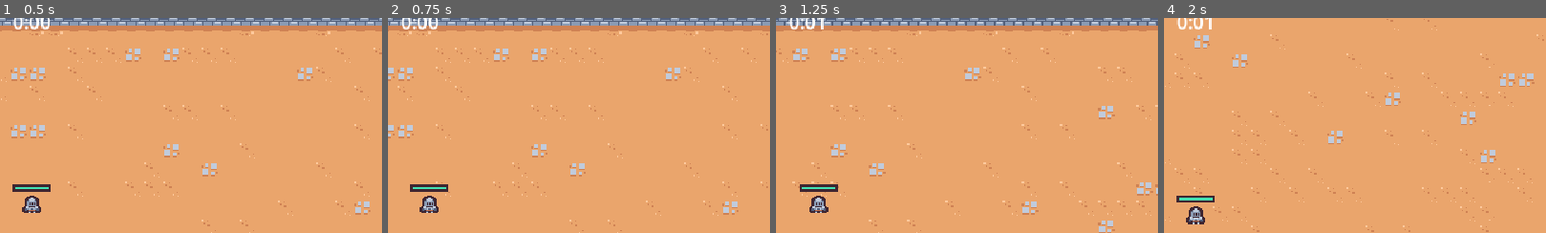
Above: before the commit, frames 1-4 (left to right).
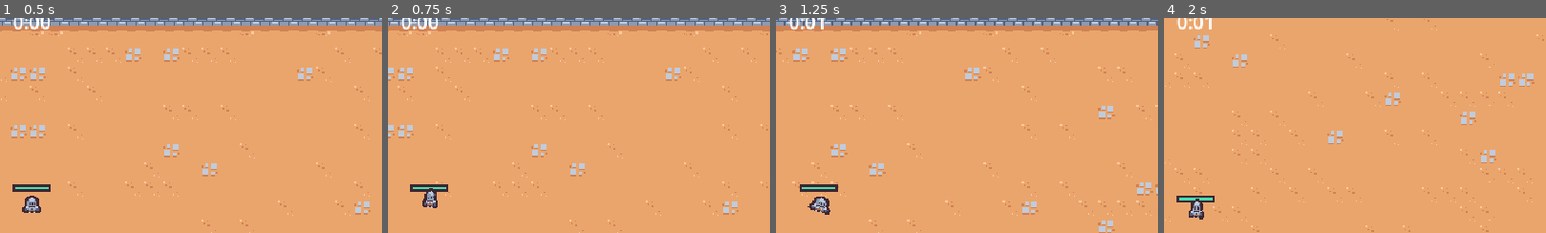
Above: after the commit, the same moments.

Repository: nadeemkhedr/survivor-game-godot
Game: Godot game, scene res://scenes/main/main.tscn
The game is run twice, just before and just after one commit, with the same random seed, the same clock (stepped at 60 frames per second) and the same inputs.
Inputs (mouse positions are % of the whole screen's width and height, from its top left):
- Up to frame 1 (0.5 s): no input
- Up to frame 2 (0.75 s): move the mouse to (72, 45) at 0.52 s; press the mouse at (72, 45) at 0.53 s; hold D (move_right) from 0.53 s (still down)
- Up to frame 3 (1.25 s): keep holding D (move_right)
- Up to frame 4 (2 s): move the mouse to (30, 55) at 1.27 s; release D (move_right) at 1.28 s; release the mouse at (30, 55) at 1.28 s; hold S (move_down) from 1.28 s (still down); click (30, 55) at 1.35 s
The pictures show only the part of the screen within x 46-96%, y 5-55%; the shares and areas given below are measured in that part.

Frame 1 is identical in both runs. In frame 2, 0.3% of the frame differs, in the area x 8-14%, y 79-91%; in frame 3, 0.3%; in frame 4, 0.4%, in the area x 5-11%, y 84-96%.

Commit message:
✨ feat: player animation and direction while moving

Diff:
--- a/scenes/game_object/player/player.gd
+++ b/scenes/game_object/player/player.gd
@@ -7,6 +7,8 @@
 @onready var health_component = $HealthComponent
 @onready var health_bar = $HealthBar
 @onready var abilities = $Abilities
+@onready var animation_player = $AnimationPlayer
+@onready var visuals = $Visuals
 
 var number_colliding_bodies = 0
 
@@ -29,6 +31,16 @@
 
 	move_and_slide()
 
+	if movement_vector.x != 0 || movement_vector.y != 0:
+		animation_player.play("walk")
+	else:
+		animation_player.play("RESET")
+
+	var move_sign = sign(movement_vector.x)
+	if move_sign == 0:
+		visuals.scale = Vector2.ONE
+	else:
+		visuals.scale = Vector2(move_sign, 1)
 
 func get_movement_vector():
 	var x_movement = Input.get_action_strength("move_right") - Input.get_action_strength("move_left")
--- a/scenes/game_object/player/player.tscn
+++ b/scenes/game_object/player/player.tscn
@@ -1,9 +1,95 @@
-[gd_scene load_steps=10 format=3 uid="uid://hdws7rnqppiw"]
+[gd_scene load_steps=13 format=3 uid="uid://hdws7rnqppiw"]
 
 [ext_resource type="Texture2D" uid="uid://b1oqq1lvramx4" path="res://scenes/game_object/player/player.png" id="1_if3d7"]
 [ext_resource type="Script" path="res://scenes/game_object/player/player.gd" id="1_p6gdb"]
 [ext_resource type="PackedScene" uid="uid://cwf3yrxtubthc" path="res://scenes/ability/sword_ability_controller/sword_ability_controller.tscn" id="2_i7lmf"]
 [ext_resource type="PackedScene" uid="uid://dpnwfm6ypvxvk" path="res://scenes/component/health_component.tscn" id="2_i8blb"]
+
+[sub_resource type="Animation" id="Animation_3qyxo"]
+resource_name = "walk"
+length = 0.4
+loop_mode = 1
+tracks/0/type = "value"
+tracks/0/imported = false
+tracks/0/enabled = true
+tracks/0/path = NodePath("Visuals/Sprite2D:position")
+tracks/0/interp = 2
+tracks/0/loop_wrap = true
+tracks/0/keys = {
+"times": PackedFloat32Array(0, 0.1, 0.3),
+"transitions": PackedFloat32Array(1, 1, 1),
+"update": 0,
+"values": [Vector2(0, 0), Vector2(2.08165e-12, -5), Vector2(-2.63674e-08, 0)]
+}
+tracks/1/type = "value"
+tracks/1/imported = false
+tracks/1/enabled = true
+tracks/1/path = NodePath("Visuals/Sprite2D:rotation")
+tracks/1/interp = 2
+tracks/1/loop_wrap = true
+tracks/1/keys = {
+"times": PackedFloat32Array(0, 0.1, 0.2, 0.4),
+"transitions": PackedFloat32Array(1, 1, 1, 1),
+"update": 0,
+"values": [0.0, -0.261799, 0.261799, -2.61245e-09]
+}
+tracks/2/type = "value"
+tracks/2/imported = false
+tracks/2/enabled = true
+tracks/2/path = NodePath("Visuals/Sprite2D:scale")
+tracks/2/interp = 2
+tracks/2/loop_wrap = true
+tracks/2/keys = {
+"times": PackedFloat32Array(0, 0.1, 0.3, 0.4),
+"transitions": PackedFloat32Array(0.784584, 2.63, 1, 1),
+"update": 0,
+"values": [Vector2(1, 1), Vector2(0.8, 1.1), Vector2(1.5, 0.7), Vector2(1, 1)]
+}
+
+[sub_resource type="Animation" id="Animation_7ipwv"]
+length = 0.001
+tracks/0/type = "value"
+tracks/0/imported = false
+tracks/0/enabled = true
+tracks/0/path = NodePath("Visuals/Sprite2D:position")
+tracks/0/interp = 1
+tracks/0/loop_wrap = true
+tracks/0/keys = {
+"times": PackedFloat32Array(0),
+"transitions": PackedFloat32Array(1),
+"update": 0,
+"values": [Vector2(0, 0)]
+}
+tracks/1/type = "value"
+tracks/1/imported = false
+tracks/1/enabled = true
+tracks/1/path = NodePath("Visuals/Sprite2D:rotation")
+tracks/1/interp = 1
+tracks/1/loop_wrap = true
+tracks/1/keys = {
+"times": PackedFloat32Array(0),
+"transitions": PackedFloat32Array(1),
+"update": 0,
+"values": [0.0]
+}
+tracks/2/type = "value"
+tracks/2/imported = false
+tracks/2/enabled = true
+tracks/2/path = NodePath("Visuals/Sprite2D:scale")
+tracks/2/interp = 1
+tracks/2/loop_wrap = true
+tracks/2/keys = {
+"times": PackedFloat32Array(0),
+"transitions": PackedFloat32Array(1),
+"update": 0,
+"values": [Vector2(1, 1)]
+}
+
+[sub_resource type="AnimationLibrary" id="AnimationLibrary_1qq0p"]
+_data = {
+"RESET": SubResource("Animation_7ipwv"),
+"walk": SubResource("Animation_3qyxo")
+}
 
 [sub_resource type="StyleBoxFlat" id="StyleBoxFlat_iyep5"]
 bg_color = Color(0.247059, 0.14902, 0.192157, 1)
@@ -30,6 +116,11 @@
 motion_mode = 1
 script = ExtResource("1_p6gdb")
 
+[node name="AnimationPlayer" type="AnimationPlayer" parent="."]
+libraries = {
+"": SubResource("AnimationLibrary_1qq0p")
+}
+
 [node name="HealthComponent" parent="." instance=ExtResource("2_i8blb")]
 
 [node name="Abilities" type="Node" parent="."]
@@ -54,6 +145,7 @@
 show_percentage = false
 
 [node name="PickupArea2D" type="Area2D" parent="."]
+visible = false
 position = Vector2(0, -5)
 collision_layer = 16
 collision_mask = 0
@@ -62,6 +154,7 @@
 shape = SubResource("CircleShape2D_2pgb8")
 
 [node name="CollisionArea2D" type="Area2D" parent="."]
+visible = false
 collision_layer = 0
 collision_mask = 8
 
@@ -69,10 +162,14 @@
 position = Vector2(0, -7)
 shape = SubResource("CircleShape2D_ruyv3")
 
-[node name="Sprite2D" type="Sprite2D" parent="."]
+[node name="Visuals" type="Node2D" parent="."]
+position = Vector2(2.08165e-12, 2.08165e-12)
+
+[node name="Sprite2D" type="Sprite2D" parent="Visuals"]
 texture = ExtResource("1_if3d7")
 offset = Vector2(2.08165e-12, -8)
 
 [node name="CollisionShape2D" type="CollisionShape2D" parent="."]
+visible = false
 position = Vector2(2.08165e-12, -5)
 shape = SubResource("CircleShape2D_numjr")
